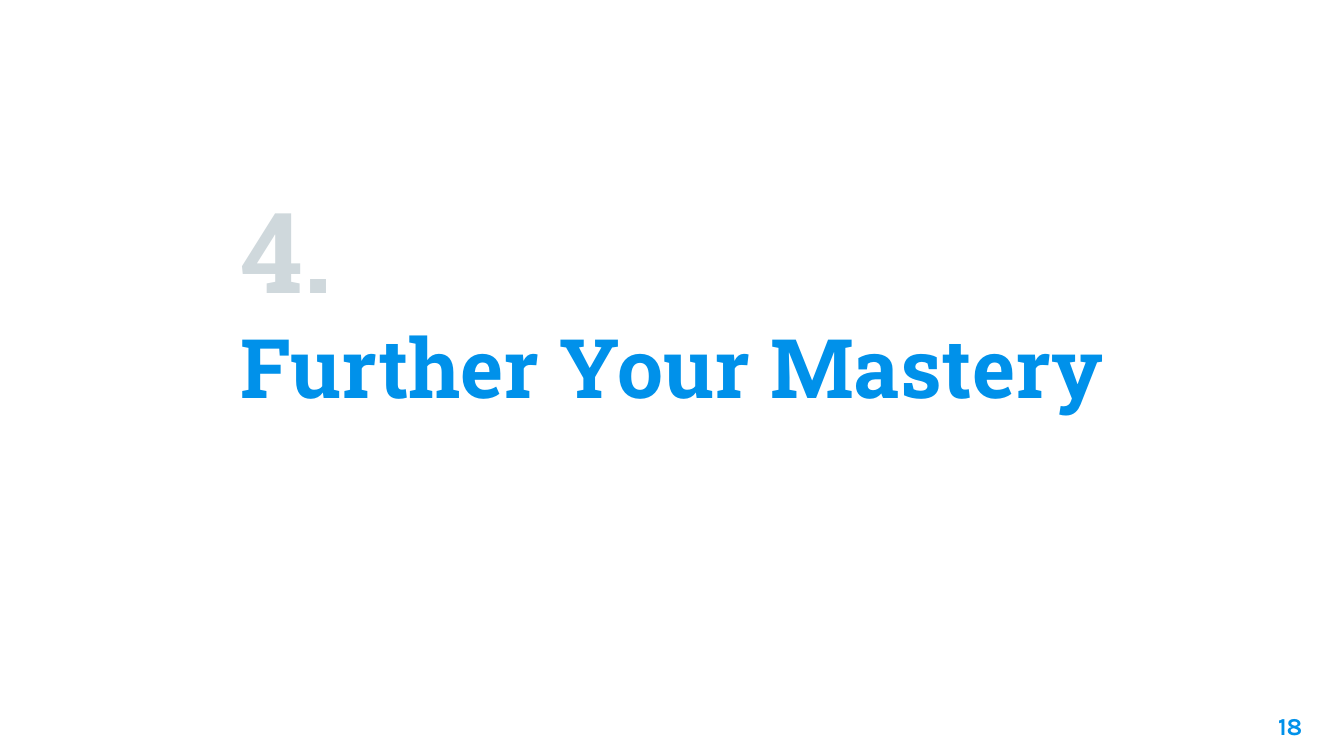
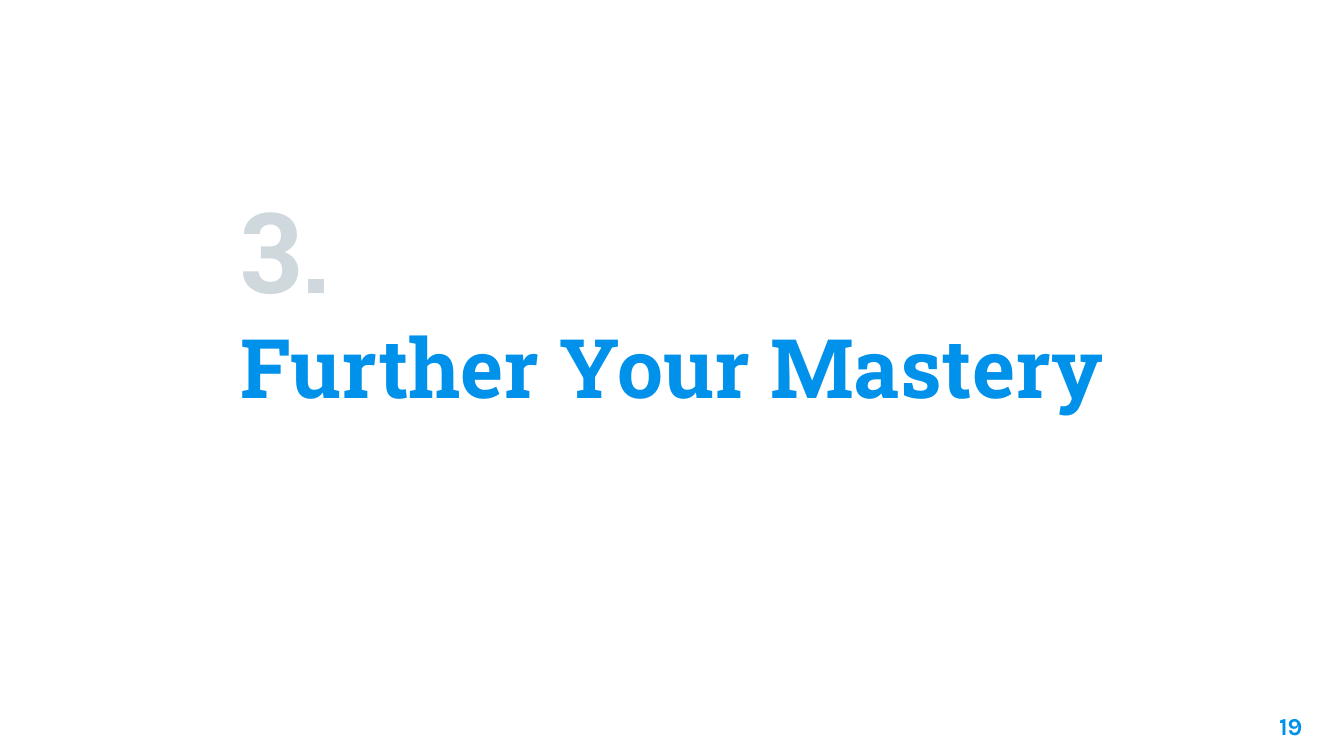
Before and after one commit to benjaminsampica/techtalks, a slide deck: slide 19 of VerticalSliceArchitecture/Vertical Slice Architecture.pptx (slide 18 before the commit). Drawn at 1344x756 pixels with LibreOffice and Linux fonts; fonts in the diff are those of the drawing; background and template pictures are left out. Boxes give left, top, right and bottom in pixels: in the first picture for what was removed or moved away, otherwise in the second. Text is boxed around its words. In the diff, an @@ line names an element or a change of style, - is before the commit and + after.

```diff
--- a/VerticalSliceArchitecture/Vertical Slice Architecture.pptx
+++ b/VerticalSliceArchitecture/Vertical Slice Architecture.pptx
@@ title at <box>241,213,330,294</box>: text changed @@
-4.
+3.
@@ page number at <box>1279,719,1302,736</box>: text changed @@
-18
+19
```
Also in this commit, not shown: 3 other slides changed, 1 slide added, 1 other file.
